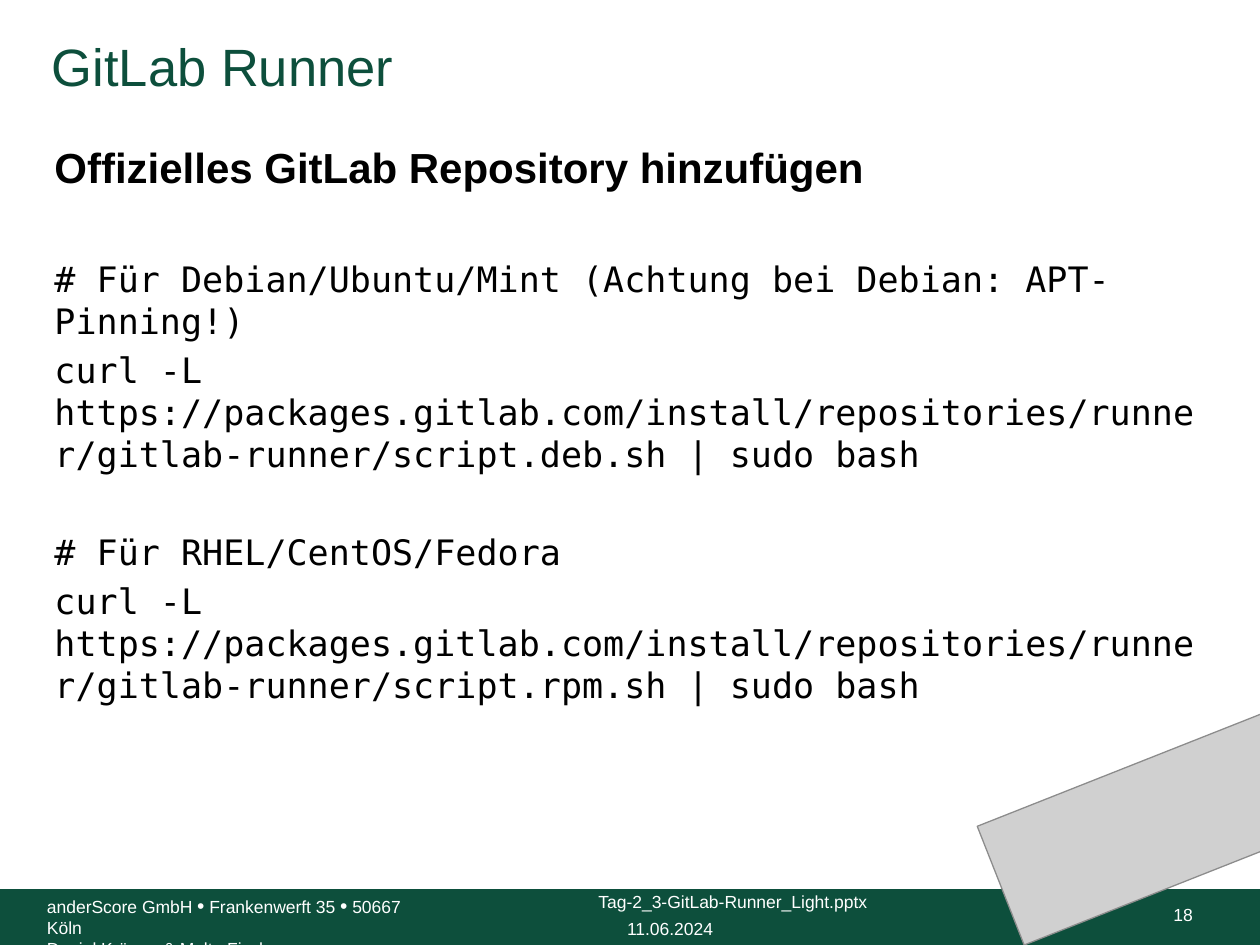
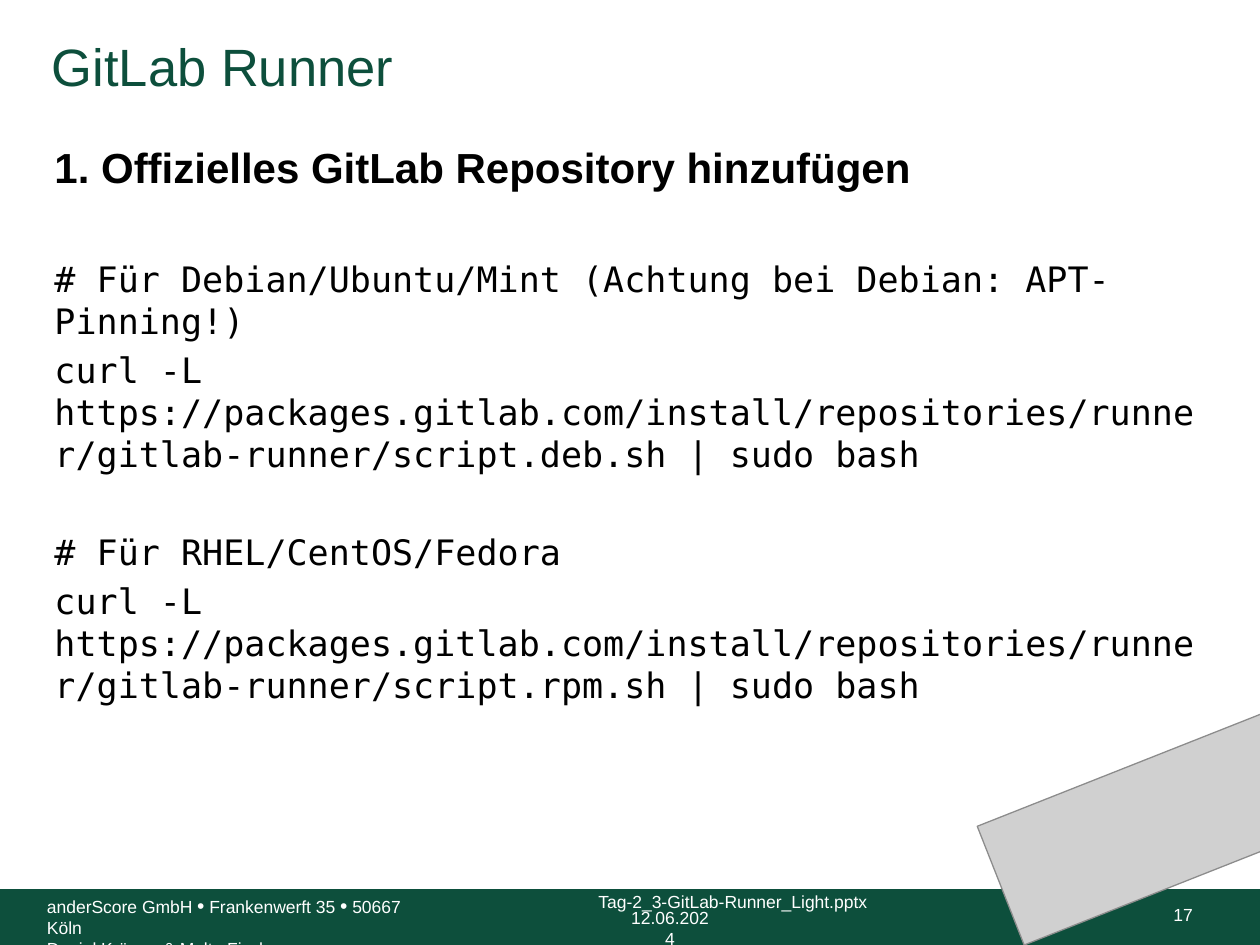
Before and after one commit to anderscore-gmbh/gitlab, a slide deck: slide 17 of slides/Tag-2_3-GitLab-Runner_Light.pptx (slide 18 before the commit). Drawn at 1260x945 pixels with LibreOffice and Linux fonts; fonts in the diff are those of the drawing; grey boxes stand for pictures; background and template pictures are left out. Boxes give left, top, right and bottom in pixels: in the first picture for what was removed or moved away, otherwise in the second. Text is boxed around its words. In the diff, an @@ line names an element or a change of style, - is before the commit and + after.

Commit message:
Reihenfolge geändert: Project -> Group -> Instance. Project Runner Folien (13 - 34 und 67 - 78) zusammengefasst.

```diff
--- a/slides/Tag-2_3-GitLab-Runner_Light.pptx
+++ b/slides/Tag-2_3-GitLab-Runner_Light.pptx
@@ text at box(54, 152, 911, 192): text changed @@
-Offizielles GitLab Repository hinzufügen
+1. Offizielles GitLab Repository hinzufügen
@@ text at box(631, 911, 709, 924): text changed @@
-11.06.2024
+12.06.2024
@@ page number at box(1173, 909, 1192, 921): text changed @@
-18
+17
```
Also in this commit, not shown: 97 other slides changed, 2 slides added, 1 slide removed.
